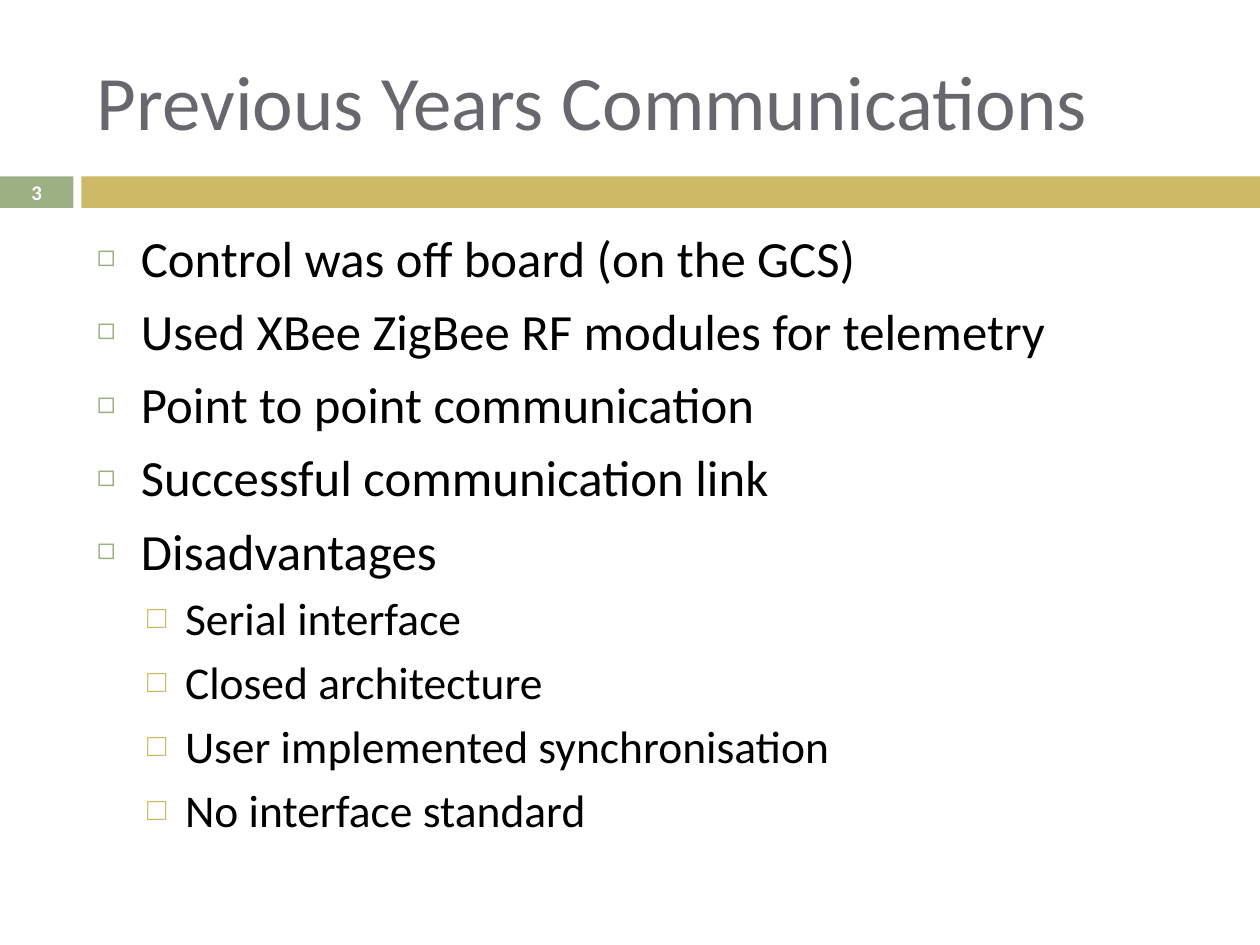
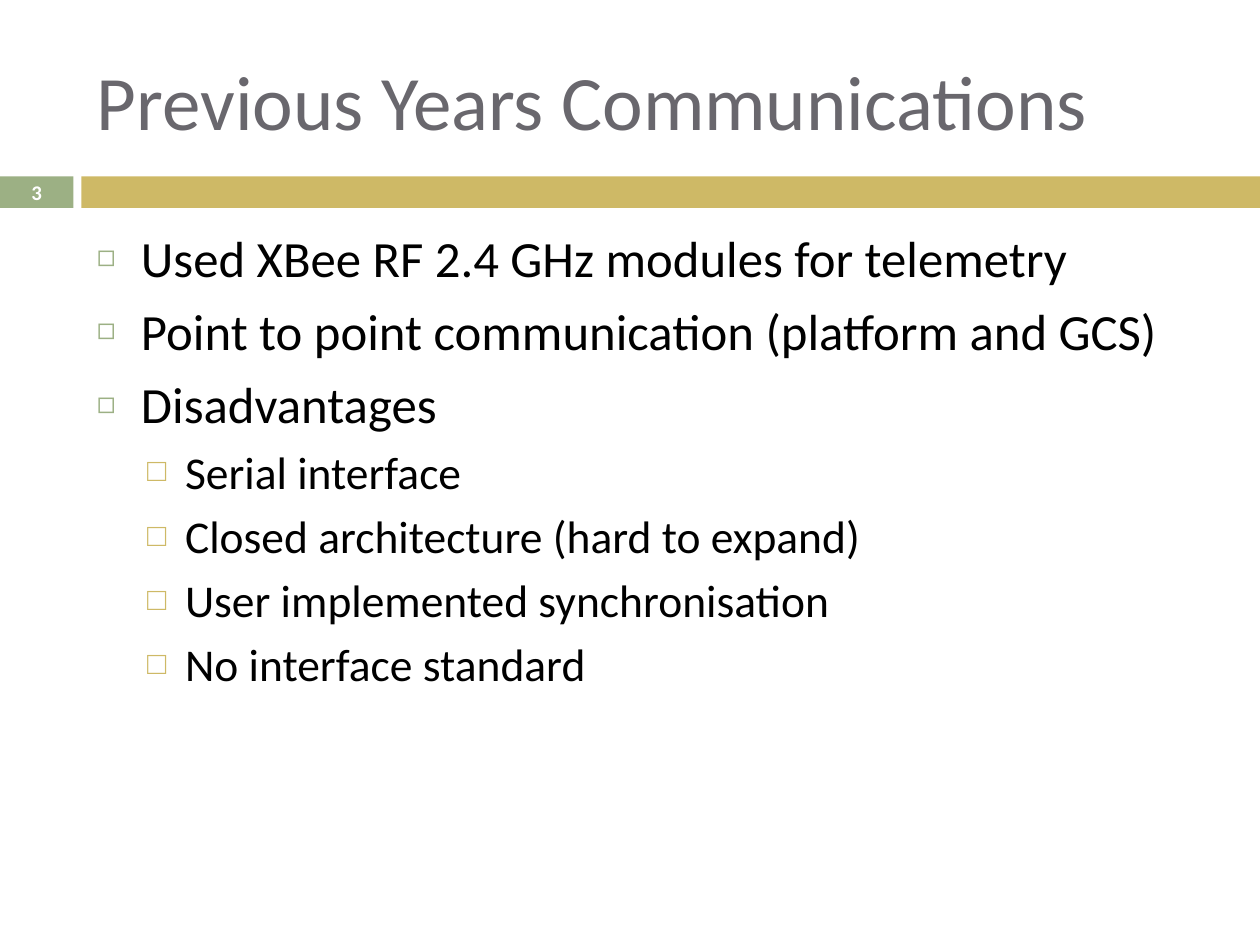
Before and after one commit to lijian8/ahns10, a slide deck: slide 3 of docproject/official_ahns/presentations/liam_semester1.pptx. Drawn at 1260x945 pixels with LibreOffice and Linux fonts; fonts in the diff are those of the drawing. Boxes give left, top, right and bottom in pixels: in the first picture for what was removed or moved away, otherwise in the second. Text is boxed around its words. In the diff, an @@ line names an element or a change of style, - is before the commit and + after.

```diff
--- a/docproject/official_ahns/presentations/liam_semester1.pptx
+++ b/docproject/official_ahns/presentations/liam_semester1.pptx
@@ text at bbox=[141, 241, 1157, 359]: text changed @@
-◻ Control was off board (on the GCS)
-◻ Used XBee ZigBee RF modules for telemetry
-◻ Point to point communication
-◻ Successful communication link
+◻ Used XBee RF 2.4 GHz modules for telemetry
+◻ Point to point communication (platform and GCS)
@@ text at bbox=[185, 520, 860, 561]: text changed @@
-  □ Closed architecture
+  □ Closed architecture (hard to expand)
```
Also in this commit, not shown: 9 other slides changed.
